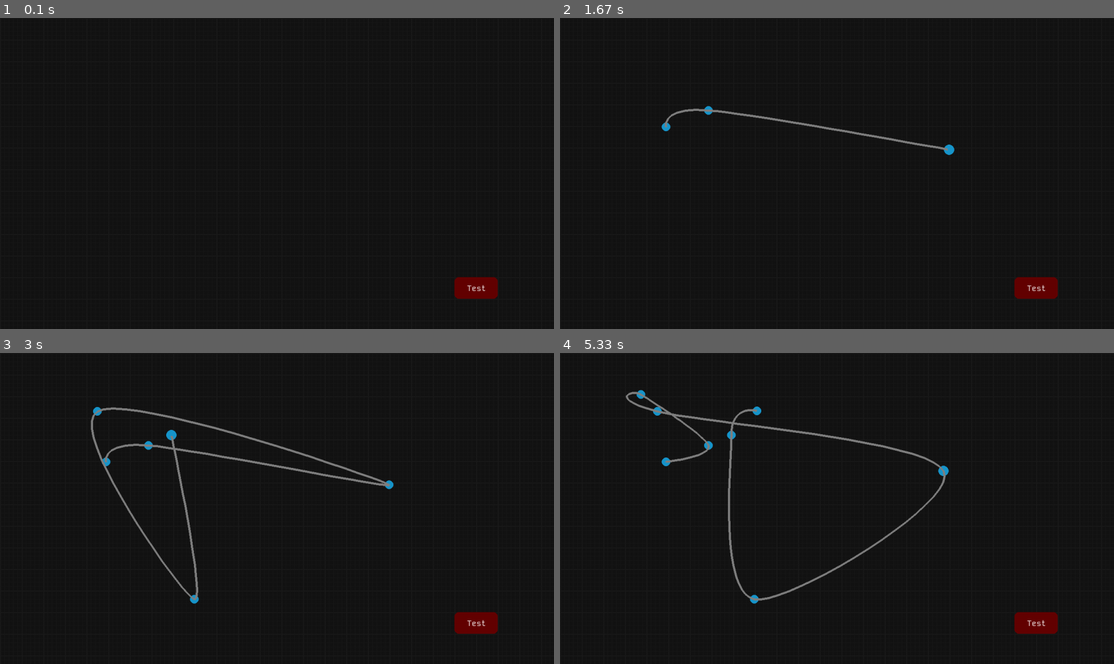
Above: before the commit, frames 1-4 (two rows, left to right).
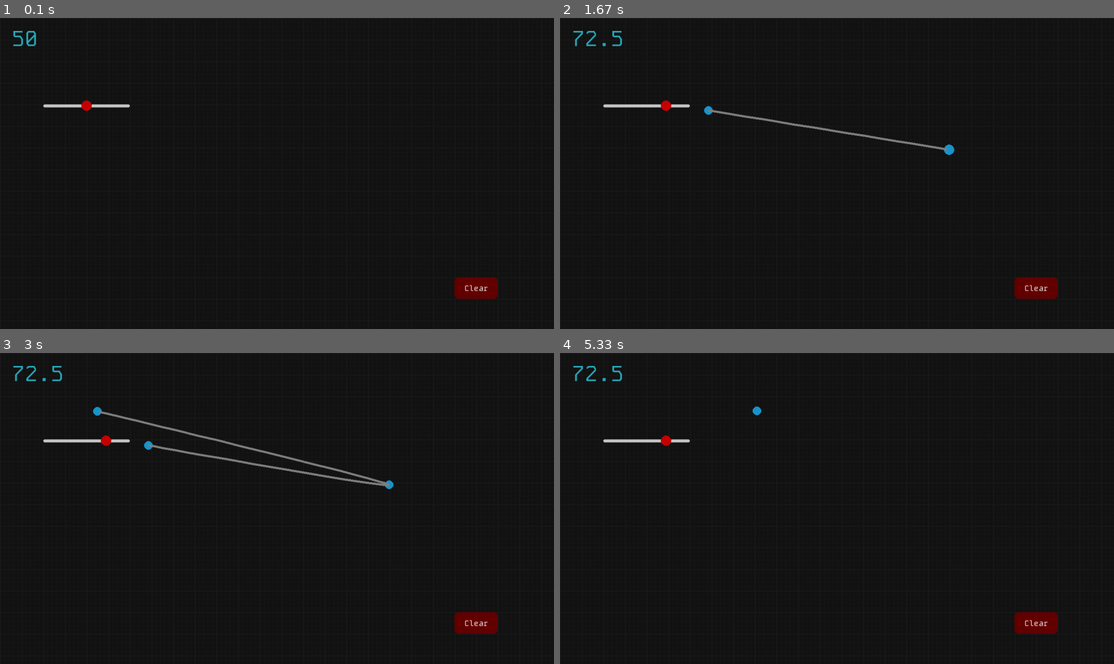
Above: after the commit, the same moments.

Repository: Raphael-W/Racing-Line
Game: pygame game, started from Software/main.py
Same seed, same stepped clock (60 frames per second), same inputs: the game is played once before the commit and once after it.
Inputs (mouse positions are in pixels of both pictures, inside the frame that each line leads up to):
- Up to frame 1 (0.1 s): no input
- Up to frame 2 (1.67 s): press the mouse at (648, 105) at 0.37 s; move the mouse to (654, 114) at 0.47 s; release the mouse at (665, 126) at 0.6 s; click (1041, 282) at 0.72 s; click (709, 111) at 1.05 s; click (947, 148) at 1.38 s
- Up to frame 3 (3 s): click (210, 464) at 1.72 s; press the mouse at (105, 440) at 2.03 s; move the mouse to (149, 520) at 2.13 s; release the mouse at (193, 598) at 2.27 s; press the mouse at (210, 464) at 2.37 s; move the mouse to (155, 436) at 2.47 s; release the mouse at (99, 412) at 2.6 s; press the mouse at (105, 440) at 2.7 s; move the mouse to (138, 436) at 2.8 s; release the mouse at (171, 433) at 2.93 s
- Up to frame 4 (5.33 s): press the mouse at (947, 483) at 3.03 s; move the mouse to (842, 533) at 3.13 s; release the mouse at (731, 586) at 3.27 s; press the mouse at (731, 586) at 3.37 s; move the mouse to (681, 517) at 3.47 s; release the mouse at (632, 452) at 3.6 s; press the mouse at (632, 452) at 3.7 s; move the mouse to (637, 424) at 3.8 s; release the mouse at (643, 393) at 3.93 s; press the mouse at (1036, 623) at 4.03 s; move the mouse to (986, 611) at 4.13 s; release the mouse at (936, 601) at 4.27 s; click (958, 604) at 4.38 s; press the mouse at (958, 604) at 4.7 s; move the mouse to (859, 508) at 4.8 s; release the mouse at (753, 412) at 4.93 s; press the mouse at (665, 440) at 5.03 s; move the mouse to (803, 455) at 5.13 s; release the mouse at (942, 471) at 5.27 s

The runs differ from the first frame. In frame 1, 0.4% of the frame differs, in the area x 2-88%, y 4-88%; in frame 2, 0.9%; in frame 3, 2.3%; in frame 4, 1.8%.

Commit message:
Added slider

Diff:
--- a/Software/main.py
+++ b/Software/main.py
@@ -21,14 +21,13 @@
                   "mainGrid": (30, 30, 30),
                   "innerGrid": (25, 25, 25)}
 
-UIFont = pygame.freetype.Font("MonoFont.ttf", 18)
-
 def testButtonPress():
-    print("Pressed")
+    track.points = []
 
 UILayer = Layer("UI", 0)
-testButton = Button(screen, pygame, UIFont, (1050, 600), (100, 50), "Test",18, (100, 0, 0), testButtonPress)
-UILayer.add(testButton)
+testButton = Button(UILayer, screen, pygame, "MonoFont.ttf", (1050, 600), (100, 50), "Clear",18, (100, 0, 0), testButtonPress)
+testLabel = Label(UILayer, screen, pygame, "MonoFont.ttf", 50, (30, 30), "Racing Line Finder", (40, 174, 191))
+testSlider = Slider(UILayer, screen, pygame, "MonoFont.ttf", 18, "Size", (200, 200, 200), (200, 0, 0), (100, 200), 1, 200, (0, 100), (0, 0), 50)
 
 def drawGrid(frequency, lineWidth, lineColor):
     columns = math.ceil(screenWidth / frequency)
@@ -78,7 +77,8 @@
     track.update(mousePosX, mousePosY, screenWidth, screenHeight, screenBorder, pygame)
     track.draw(programColours, screen, pygame)
 
-    testButton.display()
+    testLabel.text = str(testSlider.value)
+    UILayer.display(mousePosX, mousePosY)
 
     pygame.display.flip()
     clock.tick(120) #Refresh Rate
--- a/Software/pygameUIElements.py
+++ b/Software/pygameUIElements.py
@@ -1,21 +1,34 @@
-#Make UI Element class, and make others inherit from it
-class Button:
-    def __init__(self, screen, pygame, font, pos, dimensions, text, fontSize, colour, action):
+class UIElement:
+    def __init__(self, layer, screen, pygame, font, fontSize, text, colour, pos):
         self.screen = screen
         self.pygame = pygame
-        self.font = font
-        self.fontSize = fontSize
-        self.font.size = fontSize
 
         self.posX = pos[0]
         self.posY = pos[1]
 
+        self.text = str(text)
+        self.font = pygame.freetype.Font(font, fontSize)
+        self.colour = colour
+
+        self.boundingBox = pygame.Rect(0, 0, 0, 0)
+        layer.add(self)
+
+    def update(self, mouseX, mouseY):
+        pass
+
+    def display(self):
+        pass
+
+    def returnBoundingBox(self):
+        return self.boundingBox.topleft, self.boundingBox.topright, self.boundingBox.bottomleft, self.boundingBox.bottomright
+
+class Button (UIElement):
+    def __init__(self, layer, screen, pygame, font, pos, dimensions, text, fontSize, colour, action):
+        super().__init__(layer, screen, pygame, font, fontSize, text, colour, pos)
+
         self.width = dimensions[0]
         self.height = dimensions[1]
-        self.rectangleBox = self.pygame.Rect(self.posX, self.posY, self.width, self.height)
-
-        self.text = text
-        self.colour = colour
+        self.boundingBox = self.pygame.Rect(self.posX, self.posY, self.width, self.height)
 
         self.action = action
 
@@ -26,7 +39,7 @@
         self.baseColour = colour
         self.hoverColour = (colour[0] - 15, colour[1], colour[2])
 
-    def update(self):
+    def update(self, mouseX, mouseY):
         mousePos = self.pygame.mouse.get_pos()
         self.mouseHovering = (((self.posX + self.width / 2) + ((self.width / 2) + 2) > mousePos[0] > (self.posX + self.width / 2) - ((self.width / 2) + 2)) and
                               ((self.posY + self.height / 2) + ((self.height / 2) + 2) > mousePos[1] > (self.posY + self.height / 2) - ((self.height / 2) + 2)))
@@ -44,36 +57,71 @@
         self.mouseDownLast = self.pygame.mouse.get_pressed()[0]
 
     def display(self):
-        self.update()
-        self.pygame.draw.rect(self.screen, self.colour, self.rectangleBox, 0, 10)
+        self.pygame.draw.rect(self.screen, self.colour, self.boundingBox, 0, 10)
 
         text_rect = self.font.get_rect(self.text)
-        text_rect.center = self.rectangleBox.center
+        text_rect.center = self.boundingBox.center
 
         self.font.render_to(self.screen, text_rect, self.text, (250, 250, 250))
 
-    def returnBoundingBox(self):
-        return self.rectangleBox.topleft, self.rectangleBox.topright, self.rectangleBox.bottomleft, self.rectangleBox.bottomright
+class Label (UIElement):
+    def __init__(self, layer, screen, pygame, font, fontSize, pos, text, colour):
+        super().__init__(layer, screen, pygame, font, fontSize, text, colour, pos)
+        self.textSize = self.font.get_rect(self.text).size
+        self.boundingBox = pygame.Rect(self.posX, self.posY, self.textSize[0], self.textSize[1])
 
-class Label:
-    def __init__(self, screen, pygame, pos, size, text):
-        self.screen = screen
-        self.pos = pos
-        self.size = size
-        self.text = text
+    def display(self):
+        self.font.render_to(self.screen, (self.posX, self.posY), self.text, self.colour)
 
-class Slider: #Use label class for label
-    def __init__(self, screen, pygame, pos, size, length, valueRange, text, localLabelPos, value = 0, action = None):
-        self.screen = screen
-        self.pos = pos
+class Slider (UIElement): #Use label class for label
+    def __init__(self, layer, screen, pygame, font, fontSize, text, barColour, handleColour, pos, size, length, valueRange, localLabelPos, value = 0, action = None):
+        super().__init__(layer, screen, pygame, font, fontSize, text, barColour, pos)
+
+        self.barColour = barColour
+        self.handleColour = handleColour
         self.size = size
         self.length = length
         self.valueRange = valueRange
-        self.text = text
         self.localLabelPos = localLabelPos
+
+        self.mouseHovering = False
+        self.handleX = (self.length / (self.valueRange[1] - self.valueRange[0])) * value
+        self.handleSelected = False
+        self.mouseDownLast = False
+        self.handleSize = 0
 
         self.value = value
         self.action = action
+
+    def update(self, mouseX, mouseY):
+        self.handleSize = 12 * self.size
+        self.boundingBox = self.pygame.Rect(self.posX + self.handleX - self.handleSize, self.posY - (self.handleSize * 0.75), self.handleSize * 2, self.handleSize * 2)
+        self.mouseHovering = (((self.posX + self.handleX) + (self.handleSize + 2) > mouseX > (self.posX + self.handleX) - (self.handleSize + 2)) and
+                              (self.posY + (self.handleSize + 2) > mouseY > self.posY - (self.handleSize + 2)))
+
+        if self.mouseHovering or self.handleSelected:
+            self.handleColour = (0, 200, 0)
+        else:
+            self.handleColour = (200, 0, 0)
+
+        if not self.pygame.mouse.get_pressed()[0]:
+            self.handleSelected = False
+
+        if self.handleSelected:
+            if self.posX < mouseX < (self.posX + self.length):
+                self.handleX = mouseX - self.posX
+                self.value = self.handleX / (self.length / (self.valueRange[1] - self.valueRange[0]))
+
+        if not self.handleSelected:
+            self.handleSelected = self.mouseHovering and self.pygame.mouse.get_pressed()[0] and not self.mouseDownLast
+
+        self.mouseDownLast = self.pygame.mouse.get_pressed()[0]
+
+    def display(self):
+        bar = self.pygame.Rect(self.posX, self.posY, self.length, 7 * self.size)
+        self.pygame.draw.rect(self.screen, self.barColour, bar, 0, 100)
+
+        self.pygame.draw.circle(self.screen, self.handleColour, (self.posX + self.handleX, self.posY + (7 * self.size) / 2), self.handleSize)
 
 class CheckBox: #Use label class for label
     def __init__(self, screen, pygame, pos, size, text, localLabelPos, value = False, action = None):
@@ -95,6 +143,11 @@
     def add(self, UIElement):
         self.elements.append(UIElement)
 
+    def display(self, mouseX, mouseY):
+        for element in self.elements:
+            element.update(mouseX, mouseY)
+            element.display()
+
     def mouseOnLayer(self, mousePos):
         boundingBoxes = [element.returnBoundingBox() for element in self.elements]
         hovering = False
